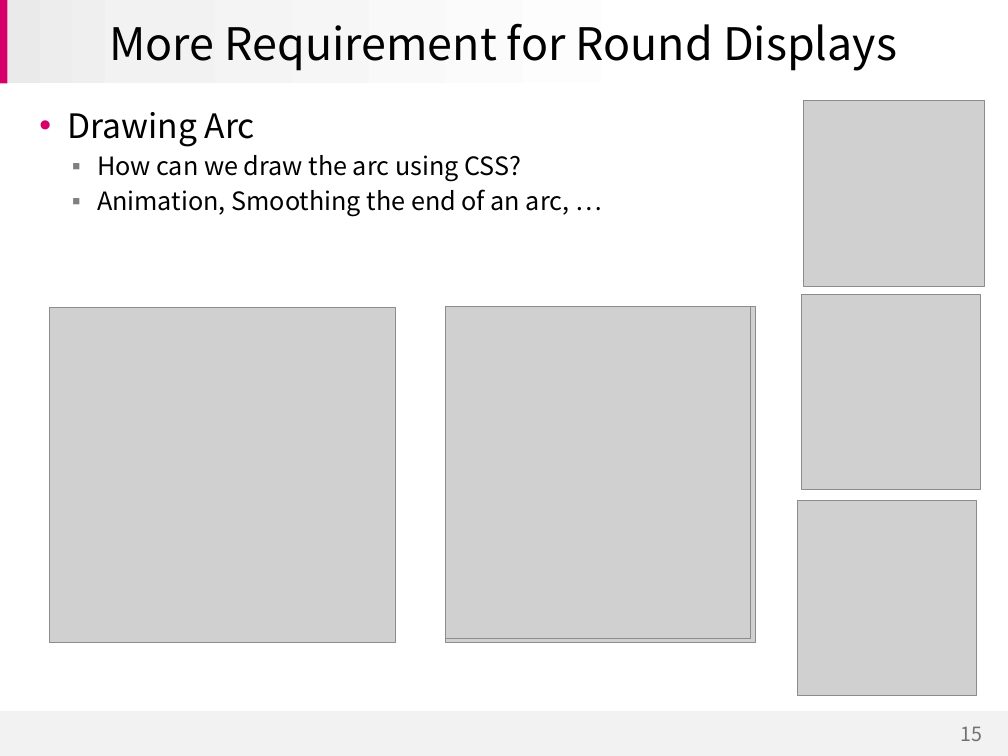
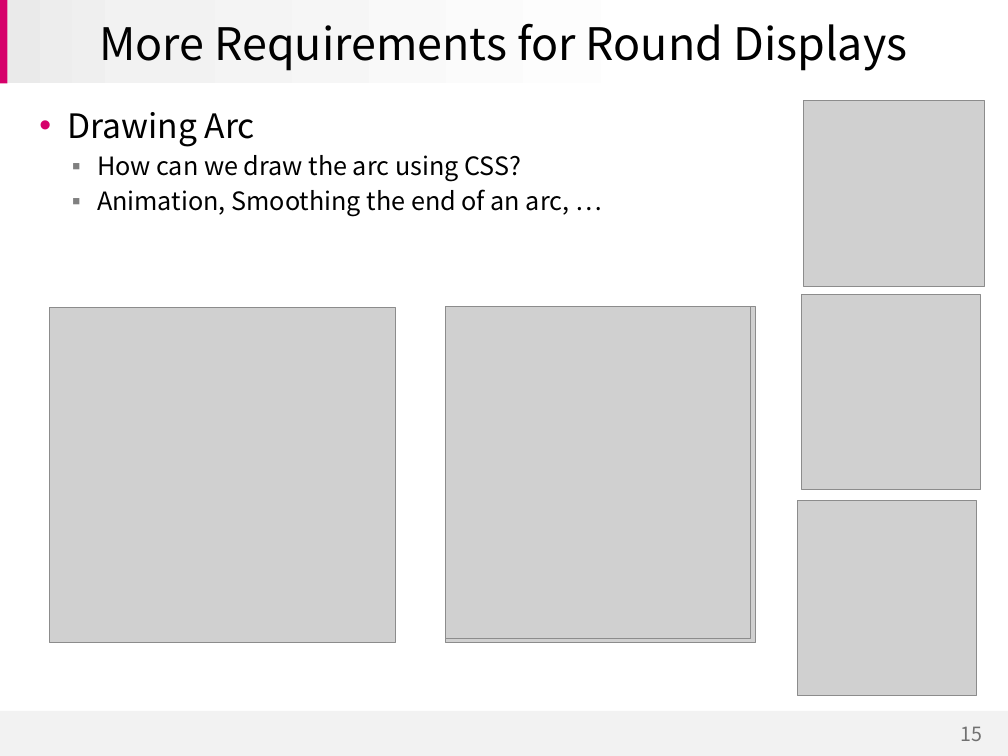
Before and after one commit to jihyerish/jhRoundDisplay, a slide deck: slide 15 of doc/CSS Round display for Dev Meetup in Sydney.pptx. Drawn at 1008x756 pixels with LibreOffice and Linux fonts; fonts in the diff are those of the drawing; grey boxes stand for pictures; background and template pictures are left out. Boxes give left, top, right and bottom in pixels: in the first picture for what was removed or moved away, otherwise in the second. Text is boxed around its words. In the diff, an @@ line names an element or a change of style, - is before the commit and + after.

```diff
--- a/doc/CSS Round display for Dev Meetup in Sydney.pptx
+++ b/doc/CSS Round display for Dev Meetup in Sydney.pptx
@@ title at (99, 23, 907, 71): text changed @@
-More Requirement for Round Displays
+More Requirements for Round Displays
```
Also in this commit, not shown: 14 other slides changed, 2 other files.
